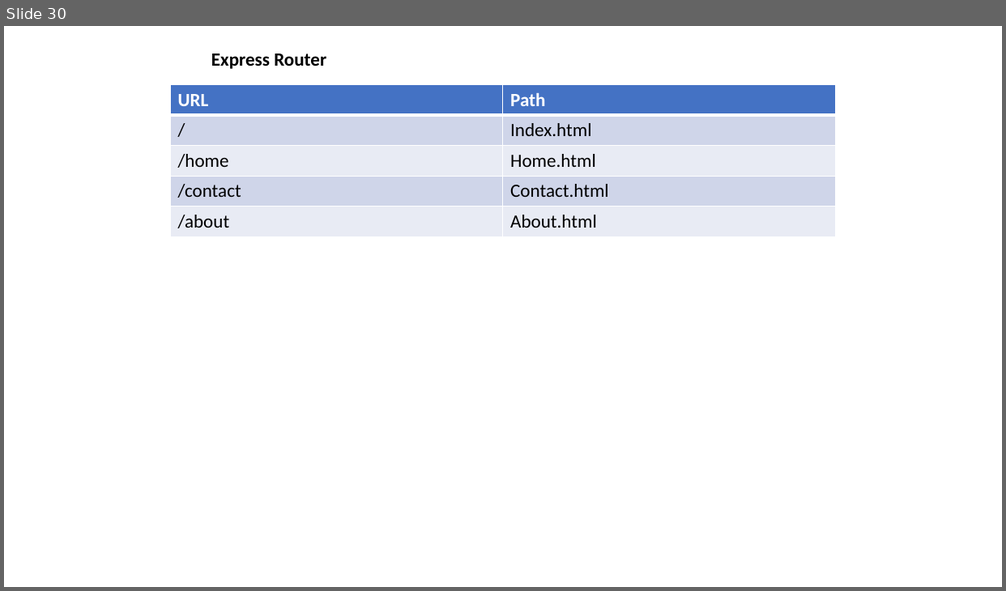
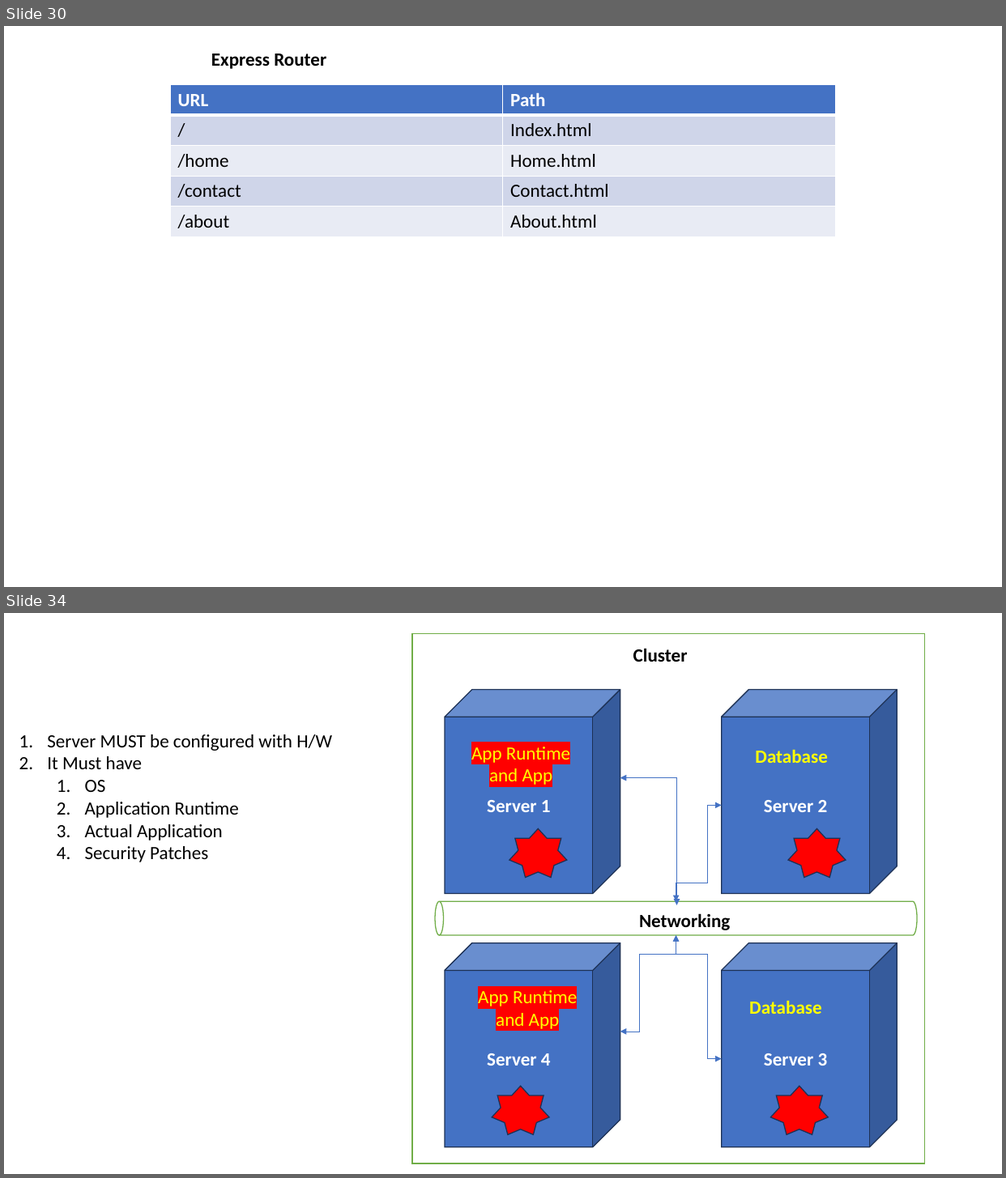
Before and after one commit to maheshsabnis/ugam, a slide deck: Training_Presentetions.pptx. Shown one above the other, each under a label of ours: slide 30 before the commit, slides 30 and 34 after it; the slides between them are not shown. The pictures are 1006x591 and 1006x1178 pixels, drawn with LibreOffice and Linux fonts; fonts in the diff are those of the drawing. Boxes give left, top, right and bottom in pixels: in the first picture for what was removed or moved away, otherwise in the second. Text is boxed around its words. In the diff, an @@ line names an element or a change of style, - is before the commit and + after.

```diff
--- a/Training_Presentetions.pptx
+++ b/Training_Presentetions.pptx
@@ slide 34 added at <box>4,613,1002,1174</box>, background #FFFFFF @@
@@ rectangle added at <box>412,634,925,1164</box>, fill #FFFFFF, outline #70AD47 1 pt @@
@@ text added at <box>633,648,688,662</box>, 18 pt, text #000000, bold @@
+Cluster
@@ cube added at <box>445,689,620,894</box>, fill #4472C4, outline #1E3256 1 pt, 18 pt, text #FFFFFF, bold @@
+Server 1
@@ cube added at <box>722,689,897,894</box>, fill #4472C4, outline #1E3256 1 pt, 18 pt, text #FFFFFF, bold @@
+Server 2
@@ text added at <box>47,735,332,862</box>, 18 pt, text #000000 @@
+1. Server MUST be configured with H/W
+2. It Must have
+  1. OS
+  2. Application Runtime
+  3. Actual Application
+  4. Security Patches
@@ text added at <box>471,747,570,787</box>, 18 pt, text #FFFF00 @@
+App Runtime and App
@@ text added at <box>755,750,827,763</box>, 18 pt, text #FFFF00, bold @@
+Database
@@ elbow double arrow added from (620, 777) to (677, 905), #4472C4 0.5 pt @@
@@ elbow double arrow added from (676, 901) to (722, 806), #4472C4 0.5 pt @@
@@ star added at <box>509,828,567,877</box>, fill #FF0000, outline #1E3256 1 pt @@
@@ star added at <box>789,828,846,877</box>, fill #FF0000, outline #1E3256 1 pt @@
@@ cylinder added at <box>435,901,917,935</box>, fill #FFFFFF, outline #70AD47 1 pt @@
@@ text added at <box>639,914,730,931</box>, 18 pt, text #000000, bold @@
+Networking
@@ cube added at <box>445,943,620,1148</box>, fill #4472C4, outline #1E3256 1 pt, 18 pt, text #FFFFFF, bold @@
+Server 4
@@ elbow double arrow added from (676, 935) to (620, 1032), #4472C4 0.5 pt @@
@@ elbow double arrow added from (676, 935) to (722, 1059), #4472C4 0.5 pt @@
@@ cube added at <box>722,943,897,1148</box>, fill #4472C4, outline #1E3256 1 pt, 18 pt, text #FFFFFF, bold @@
+Server 3
@@ text added at <box>478,990,577,1031</box>, 18 pt, text #FFFF00 @@
+App Runtime and App
@@ text added at <box>749,1001,821,1014</box>, 18 pt, text #FFFF00, bold @@
+Database
@@ star added at <box>492,1086,550,1135</box>, fill #FF0000, outline #1E3256 1 pt @@
@@ star added at <box>770,1086,829,1135</box>, fill #FF0000, outline #1E3256 1 pt @@
```
Also in this commit, not shown: 8 other slides added, 9 other files.
